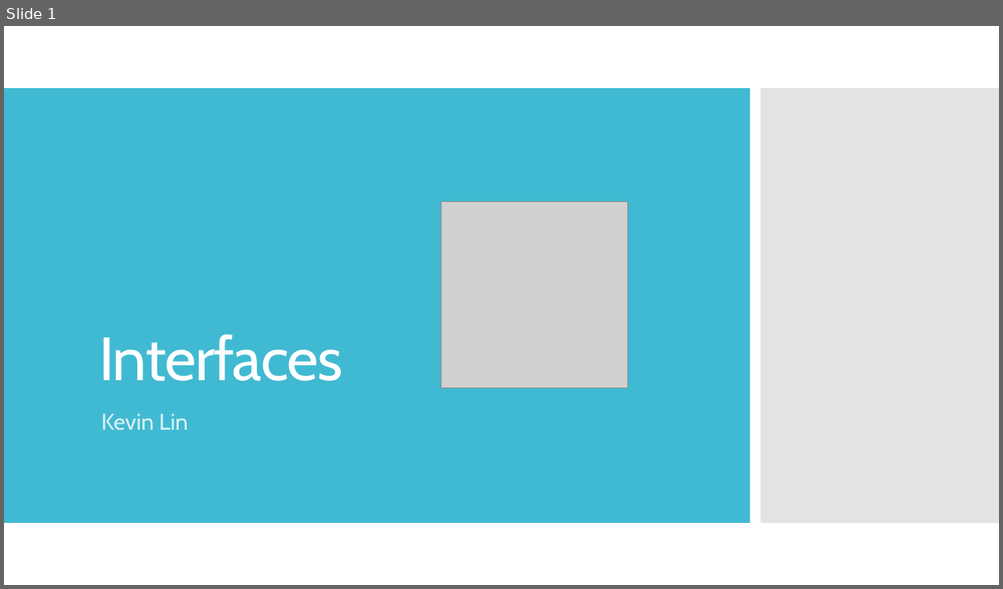
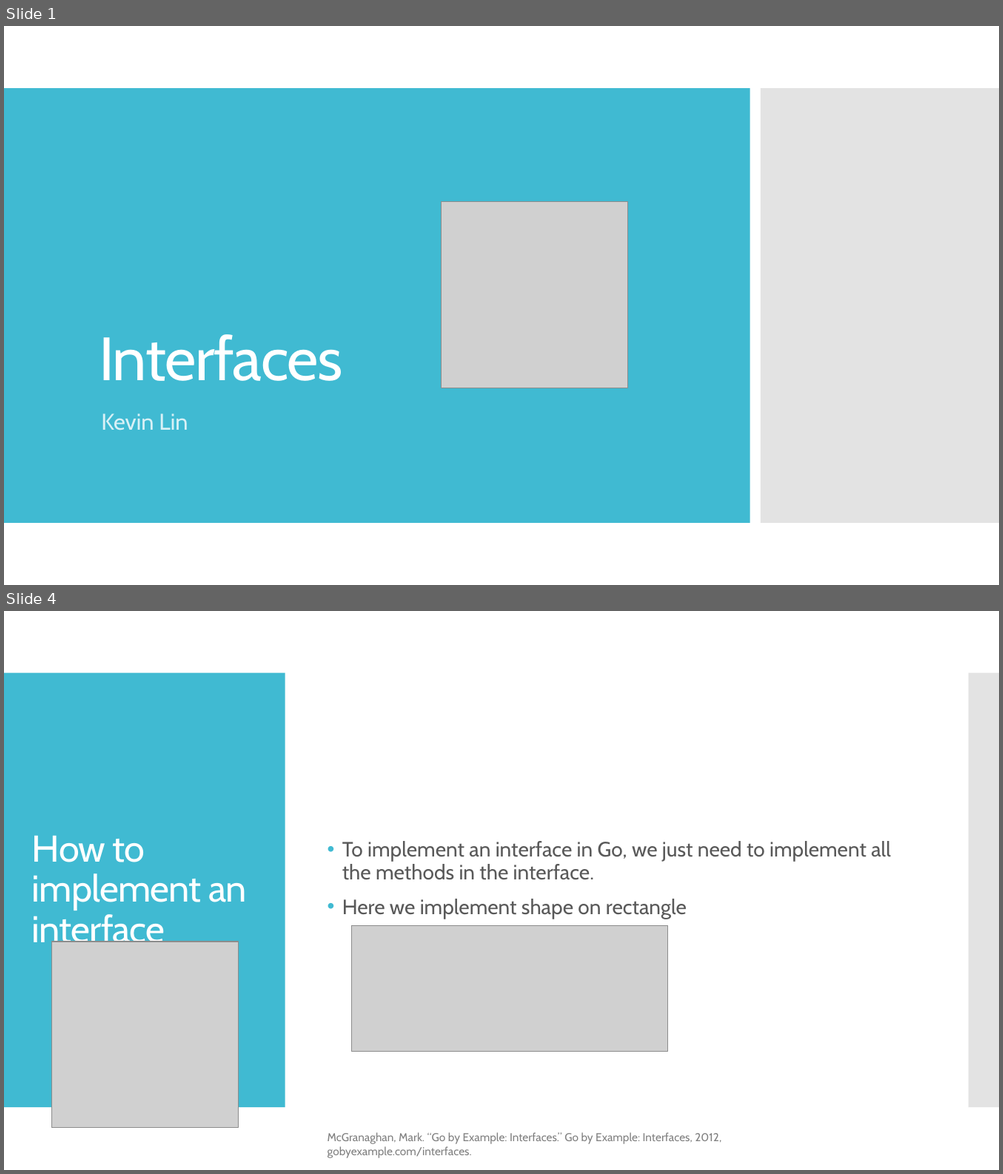
Before and after one commit to kevinlin47/Learn_Go, a slide deck: interfaces/Interfaces.pptx. Shown one above the other, each under a label of ours: slide 1 before the commit, slides 1 and 4 after it; the slides between them are not shown. The pictures are 1003x589 and 1003x1174 pixels, drawn with LibreOffice and Linux fonts; fonts in the diff are those of the drawing; grey boxes stand for pictures. Boxes give left, top, right and bottom in pixels: in the first picture for what was removed or moved away, otherwise in the second. Text is boxed around its words. In the diff, an @@ line names an element or a change of style, - is before the commit and + after.

```diff
--- a/interfaces/Interfaces.pptx
+++ b/interfaces/Interfaces.pptx
@@ slide 4 added at box(4, 611, 999, 1170), background #FFFFFF @@
@@ rectangle added at box(4, 673, 285, 1108), fill #40BAD2 @@
@@ rectangle added at box(968, 673, 999, 1108), fill #C8C8C8 at 50% opacity @@
@@ title added at box(32, 835, 247, 951), 36 pt, text #FFFFFF @@
+How to implement an interface
@@ text added at box(342, 841, 891, 919), 20 pt, text #595959 @@
+• To implement an interface in Go, we just need to implement all the methods in the interface.
+• Here we implement shape on rectangle
@@ picture added at box(52, 943, 239, 1129) @@
@@ picture added at box(352, 925, 668, 1052) @@
@@ text added at box(327, 1133, 721, 1159), 11 pt, text #808080 @@
+McGranaghan, Mark. “Go by Example: Interfaces.” Go by Example: Interfaces, 2012, gobyexample.com/interfaces.
```
Also in this commit, not shown: 3 other slides added, 1 other file.
